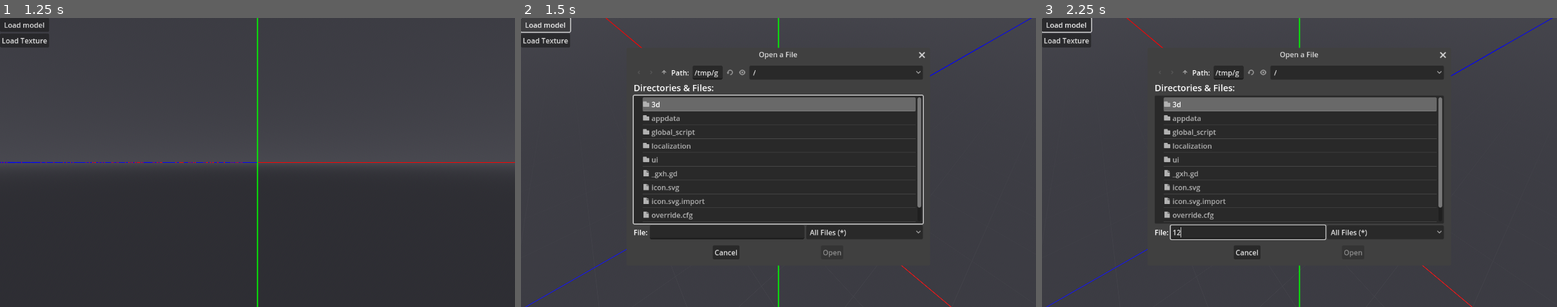
Above: before the commit, frames 1-3 (left to right).
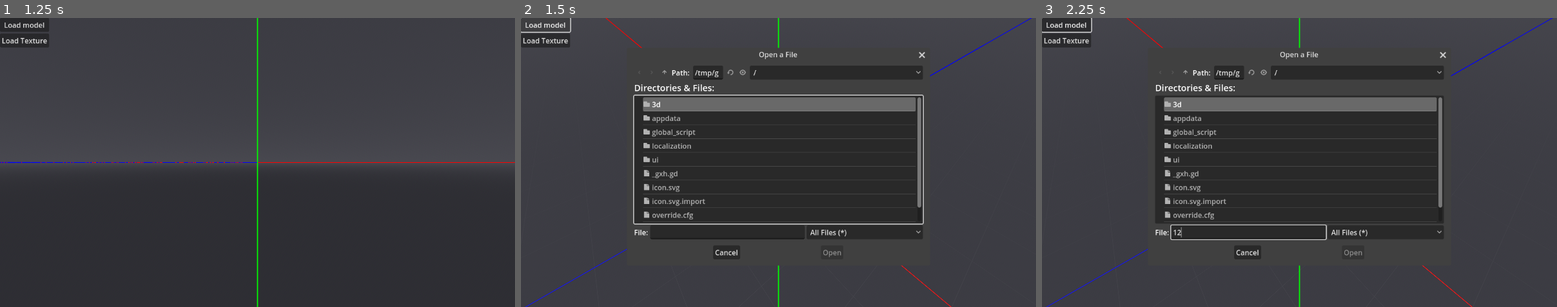
Above: after the commit, the same moments.

Repository: Nusiq/McGdModeling
Game: Godot game, scene res://ui/main/main_menu.tscn
Two runs of this game, one before a commit and one after it. Both use one fixed random seed, a clock stepped at 60 frames per second and the inputs below.
Inputs (mouse positions are in pixels of both pictures, inside the frame that each line leads up to):
- Up to frame 1 (1.25 s): tap Enter at 0.5 s; hold Middle mouse button (gesture.pan_view) from 0.53 s (still down); click (257, 162) at 0.67 s
- Up to frame 2 (1.5 s): release Middle mouse button (gesture.pan_view) at 1.25 s; click "Load model" at 1.25 s
- Up to frame 3 (2.25 s): click (1248, 231) at 2.02 s; type "12" at 2.1 s

Frame 1 is identical in both runs. In frame 2, 1.1% of the frame differs, in the area x 20-64%, y 18-83%; in frame 3, 1.0%.

Commit message:
Selection outline materials are 'local to scene' to enable using multiple outline colors for different selection types.

Diff:
--- a/3d/selection_outline/selection_outline.tscn
+++ b/3d/selection_outline/selection_outline.tscn
@@ -5,6 +5,7 @@
 [ext_resource type="Shader" path="res://3d/selection_outline/selection_outline_canvas.gdshader" id="2_x5e6e"]
 
 [sub_resource type="ShaderMaterial" id="ShaderMaterial_mlr58"]
+resource_local_to_scene = true
 render_priority = 0
 shader = ExtResource("1_usubr")
 
@@ -12,6 +13,7 @@
 material = SubResource("ShaderMaterial_mlr58")
 
 [sub_resource type="ShaderMaterial" id="ShaderMaterial_5aqnp"]
+resource_local_to_scene = true
 shader = ExtResource("2_x5e6e")
 shader_parameter/outlineColor = Color(1, 0.627, 0.157, 1)
 
